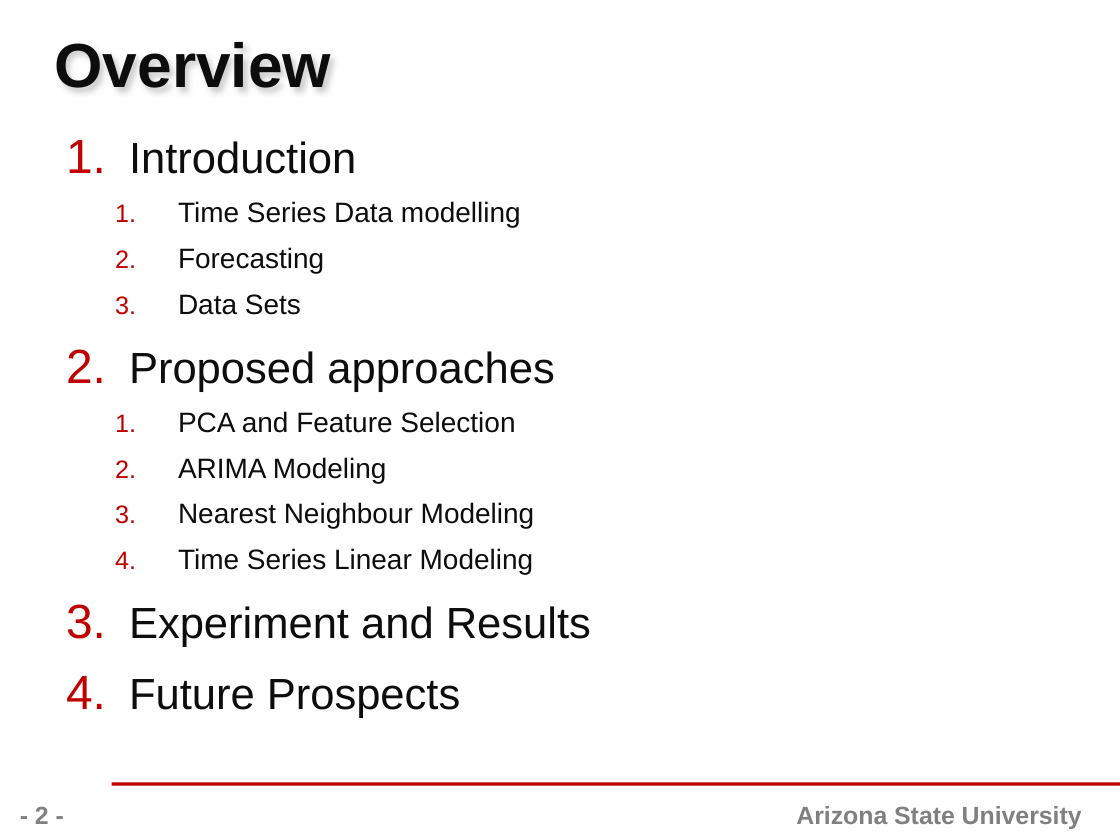
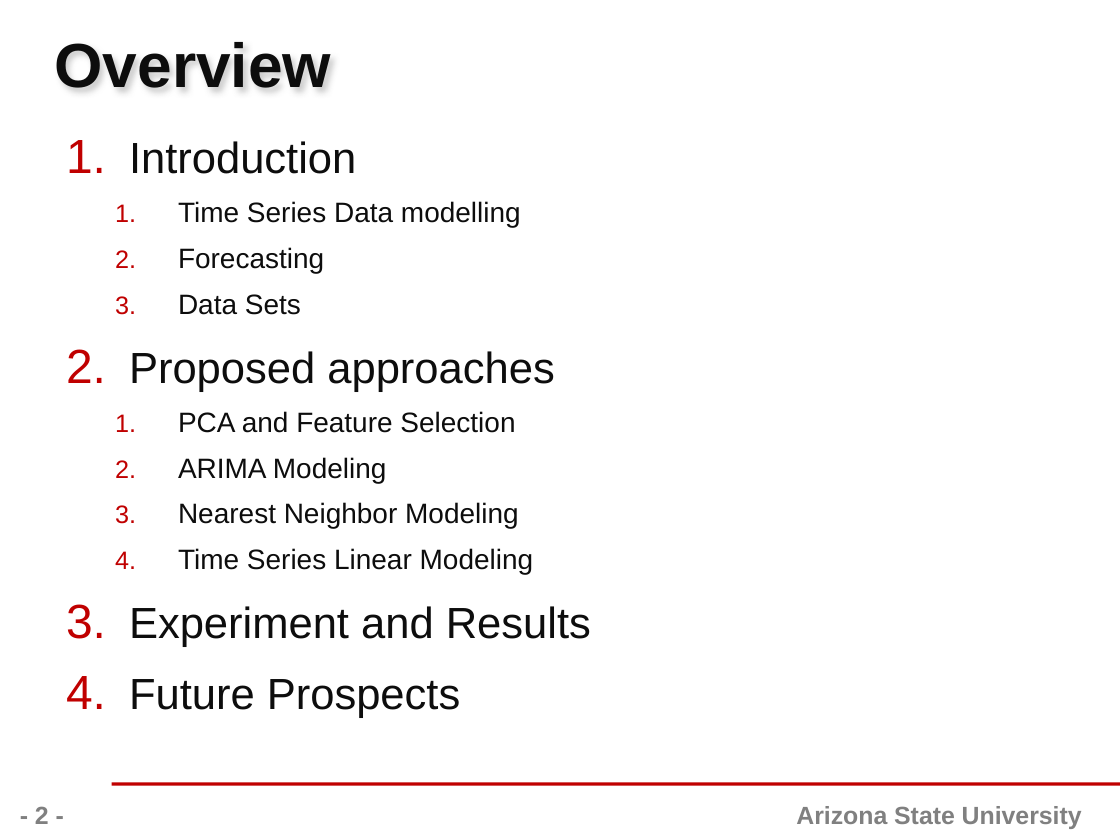
Before and after one commit to yeskarthik/WeatherForecastingSML, a slide deck: slide 2 of Presentation/575-ClassProject-Template.pptx. Drawn at 1120x840 pixels with LibreOffice and Linux fonts; fonts in the diff are those of the drawing; background and template pictures are left out. Boxes give left, top, right and bottom in pixels: in the first picture for what was removed or moved away, otherwise in the second. Text is boxed around its words. In the diff, an @@ line names an element or a change of style, - is before the commit and + after.

```diff
--- a/Presentation/575-ClassProject-Template.pptx
+++ b/Presentation/575-ClassProject-Template.pptx
@@ text at (178,502,519,529): text changed @@
-  3. Nearest Neighbour Modeling
+  3. Nearest Neighbor Modeling
```
Also in this commit, not shown: 1 other slide changed, 2 other files.
